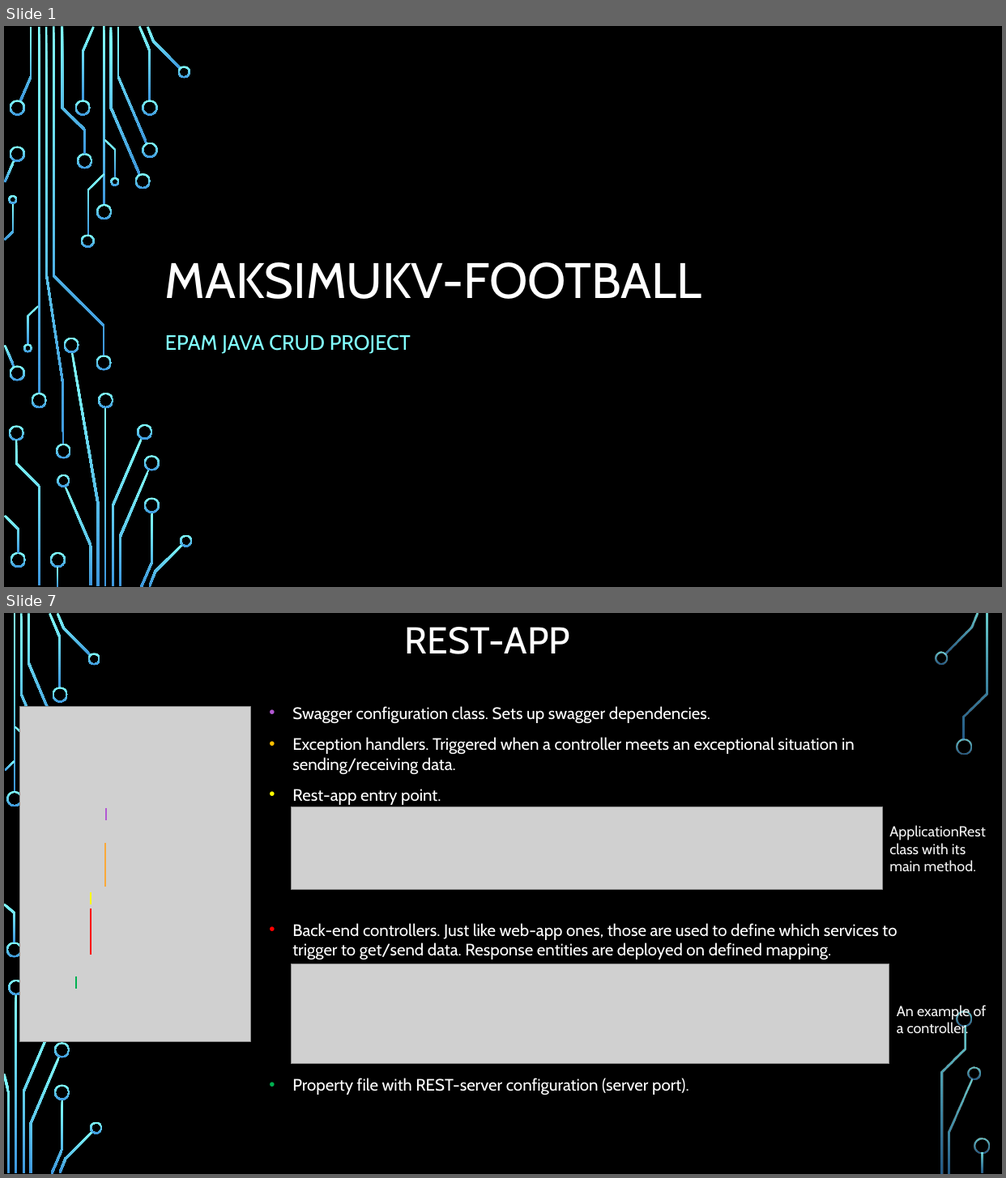
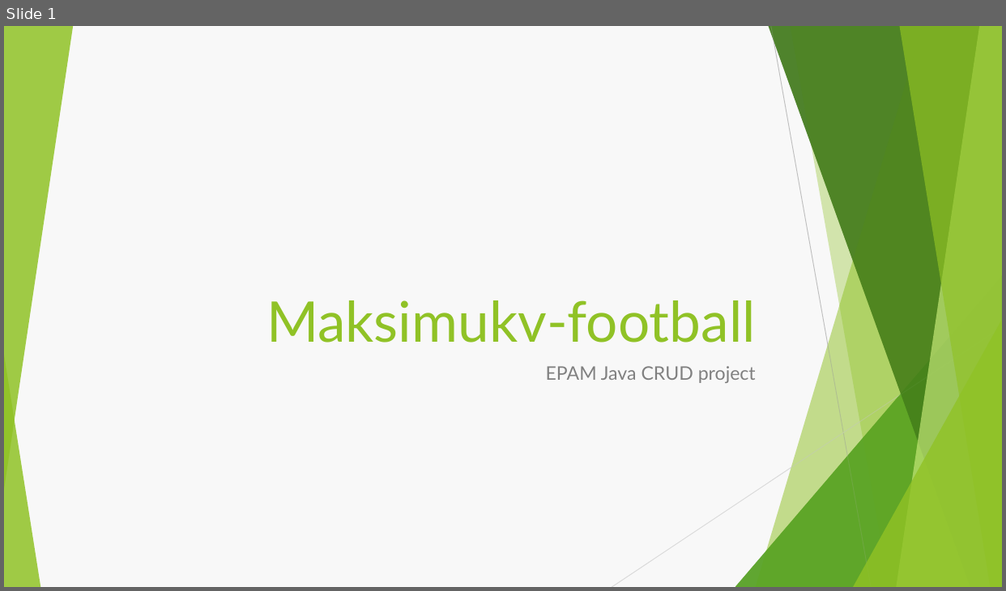
Before and after one commit to Brest-Java-Course-2021/MaksimukV-football, a slide deck: documentation/about/Maksimukv-football-shortened.pptx. Shown one above the other, each under a label of ours: slides 1 and 7 before the commit, slide 1 after it; the slides between them are not shown. The pictures are 1006x1178 and 1006x591 pixels, drawn with LibreOffice and Linux fonts; fonts in the diff are those of the drawing; grey boxes stand for pictures; background and template pictures are left out. Boxes give left, top, right and bottom in pixels: in the first picture for what was removed or moved away, otherwise in the second. Text is boxed around its words. In the diff, an @@ line names an element or a change of style, - is before the commit and + after.

```diff
--- a/documentation/about/Maksimukv-football-shortened.pptx
+++ b/documentation/about/Maksimukv-football-shortened.pptx
@@ slide 7 removed at box(4, 613, 1002, 1174), background picture (left out) @@
@@ title removed at box(405, 627, 570, 654) @@
-REST-APP
@@ picture removed at box(19, 707, 250, 1043) @@
@@ text removed at box(292, 706, 710, 723) @@
-• Swagger configuration class. Sets up swagger dependencies.
@@ text removed at box(292, 737, 854, 774) @@
-• Exception handlers. Triggered when a controller meets an exceptional situation in sending/receiving data.
@@ picture removed at box(292, 807, 883, 889) @@
@@ text removed at box(292, 789, 441, 805) @@
-• Rest-app entry point.
@@ line removed from (107, 808) to (107, 820) @@
@@ text removed at box(889, 825, 986, 872) @@
-ApplicationRest class with its main method.
@@ line removed from (106, 843) to (106, 887) @@
@@ line removed from (91, 892) to (91, 905) @@
@@ line removed from (91, 909) to (91, 954) @@
@@ text removed at box(292, 923, 897, 960) @@
-• Back-end controllers. Just like web-app ones, those are used to define which services to trigger to get/send data. Response entities are deployed on defined mapping.
@@ line removed from (76, 977) to (76, 989) @@
@@ picture removed at box(292, 964, 889, 1064) @@
@@ text removed at box(897, 1005, 987, 1037) @@
-An example of a controller.
@@ text removed at box(292, 1078, 689, 1095) @@
-• Property file with REST-server configuration (server port).
@@ group removed at box(4, 613, 990, 1174): 30 freeform shapes, 3 rectangles @@
@@ slide 1 changed as well @@
@@ background picture (left out) to #F8F8F8 @@
@@ group added at box(4, 26, 1002, 587): 5 freeform shapes, 3 triangles, 2 lines @@
@@ title at box(266, 301, 756, 343): text changed; size 48 to 54 pt; font Cabin to Lato; text colour #FFFFFF to #90C226 @@
-MAKSIMUKV-FOOTBALL
+Maksimukv-football
@@ group added at box(4, 26, 1002, 587): 5 freeform shapes, 3 triangles @@
@@ subtitle at box(546, 366, 756, 383): text changed; size 20 to 18 pt; font Cabin to Lato; text colour #82FFFF to #808080 @@
-EPAM JAVA CRUD PROJECT
+EPAM Java CRUD project
@@ group removed at box(4, 26, 193, 587): 50 freeform shapes, 4 rectangles @@
```
Also in this commit, not shown: 1 other slide changed, 5 slides added, 8 other slides removed, 9 other files.
